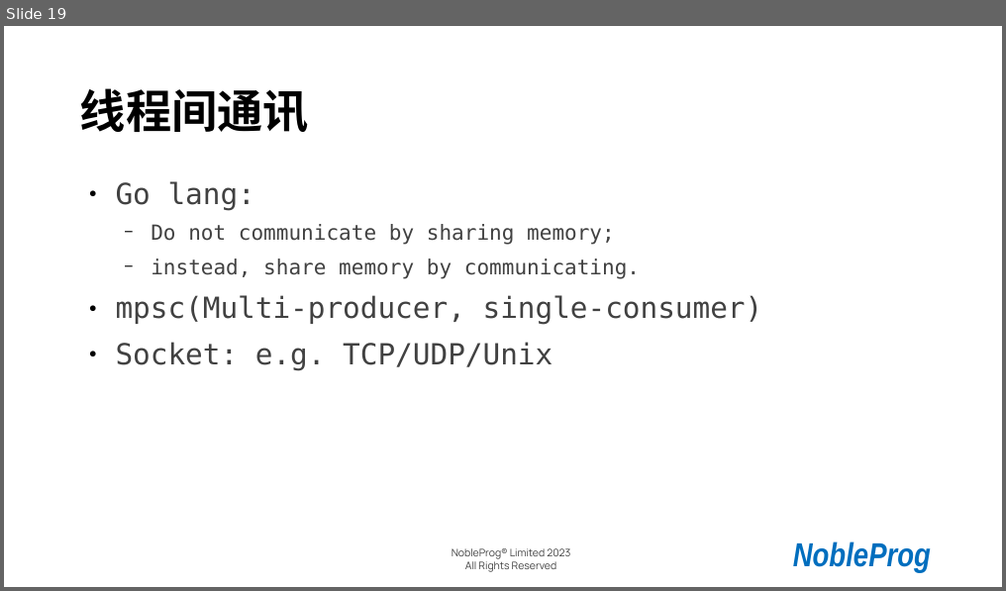
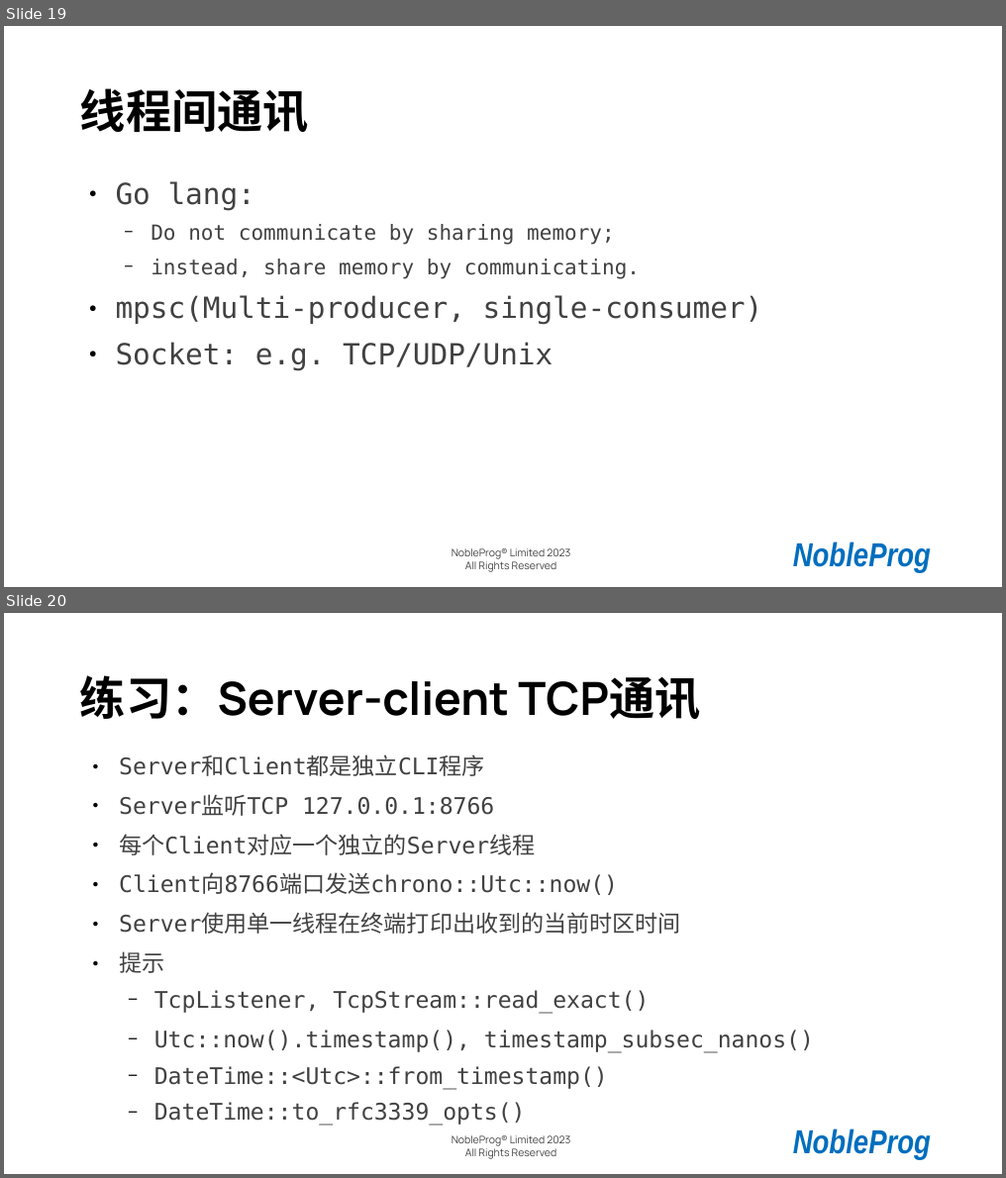
Before and after one commit to cathay4t/rust_training_2023_shanghai, a slide deck: presentation.odp. Shown one above the other, each under a label of ours: slide 19 before the commit, slides 19 and 20 after it. The pictures are 1006x591 and 1006x1178 pixels, drawn with LibreOffice and Linux fonts; fonts in the diff are those of the drawing; background and template pictures are left out. Boxes give left, top, right and bottom in pixels: in the first picture for what was removed or moved away, otherwise in the second. Text is boxed around its words. In the diff, an @@ line names an element or a change of style, - is before the commit and + after.

Commit message:
Add server client TCP practice code

```diff
--- a/presentation.odp
+++ b/presentation.odp
@@ slide 20 added at (4,613,1002,1174), background picture (left out); not listed: 2 template elements that a slide beside it also shows @@
@@ title added at (80,675,700,719), 44 pt, text #000000, bold @@
+练习：Server-client TCP通讯
@@ text added at (119,756,814,1126), 22 pt, text #414141 @@
+● Server和Client都是独立CLI程序
+● Server监听TCP 127.0.0.1:8766
+● 每个Client对应一个独立的Server线程
+● Client向8766端口发送chrono::Utc::now()
+● Server使用单一线程在终端打印出收到的当前时区时间
+● 提示
+  − TcpListener, TcpStream::read_exact()
+  − Utc::now().timestamp(), timestamp_subsec_nanos()
+  − DateTime::<Utc>::from_timestamp()
+  − DateTime::to_rfc3339_opts()
```
Also in this commit, not shown: 5 slides changed, 1 slide removed, 10 other files.
